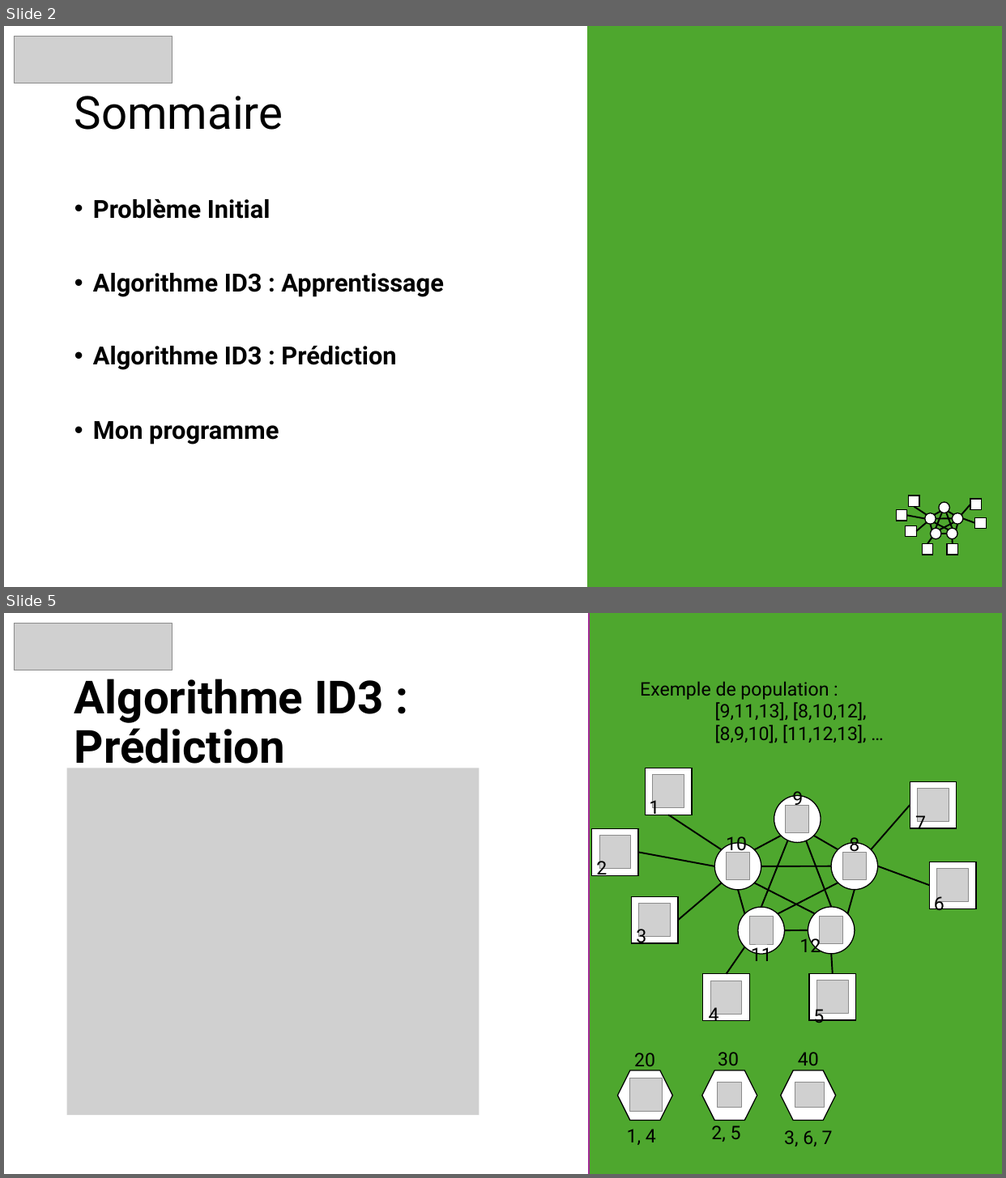
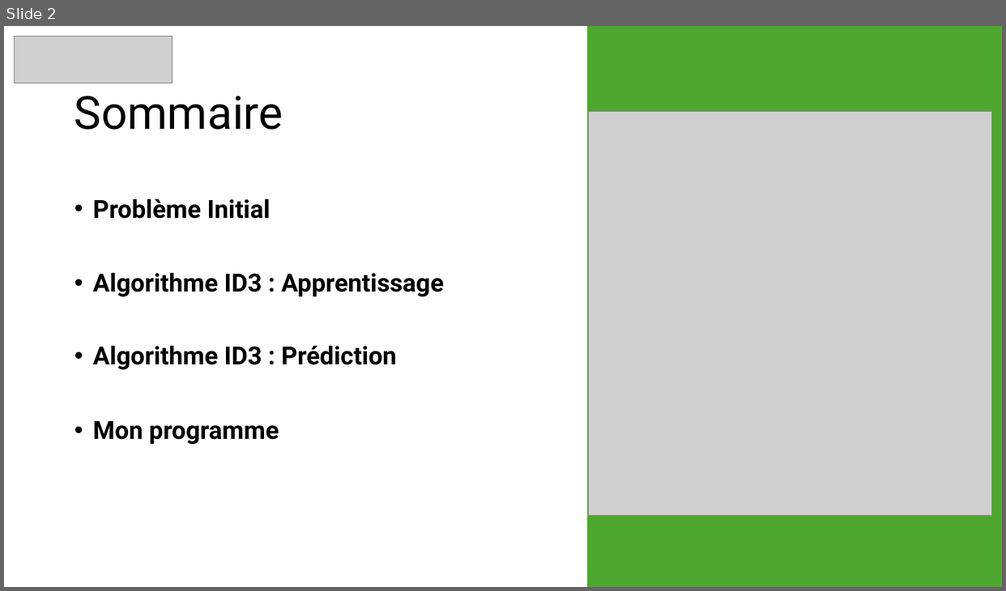
Before and after one commit to snonow/PROJ631-Arbres_de_decision, a slide deck: Presentation-Proj631 - Arbre_de_Décision.pptx. Shown one above the other, each under a label of ours: slides 2 and 5 before the commit, slide 2 after it; the slides between them are not shown. The pictures are 1006x1178 and 1006x591 pixels, drawn with LibreOffice and Linux fonts; fonts in the diff are those of the drawing; grey boxes stand for pictures; background and template pictures are left out. Boxes give left, top, right and bottom in pixels: in the first picture for what was removed or moved away, otherwise in the second. Text is boxed around its words. In the diff, an @@ line names an element or a change of style, - is before the commit and + after.

```diff
--- a/Presentation-Proj631 - Arbre_de_Décision.pptx
+++ b/Presentation-Proj631 - Arbre_de_Décision.pptx
@@ slide 5 removed at (4,613,1002,1174), background #FFFFFF @@
@@ picture removed at (14,624,172,671) @@
@@ rectangle removed at (590,613,1002,1174) @@
@@ text removed at (74,679,384,773) @@
-Algorithme ID3 : Prédiction
@@ text removed at (640,681,867,743) @@
-Exemple de population :
-[9,11,13], [8,10,12],
-[8,9,10], [11,12,13], …
@@ picture removed at (67,768,479,1115) @@
@@ text removed at (792,791,803,809) @@
-9
@@ group removed at (592,768,977,1027): 17 lines, 12 pictures, 7 rectangles, 7 texts, 5 ellipses @@
-1
-2
-3
-4
-5
-6
-7
@@ text removed at (726,837,747,855) @@
-10
@@ text removed at (849,837,859,855) @@
-8
@@ text removed at (751,945,772,961) @@
-11
@@ text removed at (799,935,820,952) @@
-12
@@ hexagon removed at (618,1071,672,1122) @@
@@ text removed at (634,1053,655,1071) @@
-20
@@ hexagon removed at (702,1071,757,1122) @@
@@ text removed at (718,1052,739,1071) @@
-30
@@ hexagon removed at (781,1071,836,1122) @@
@@ text removed at (798,1052,819,1071) @@
-40
@@ picture removed at (630,1079,662,1112) @@
@@ picture removed at (718,1082,741,1108) @@
@@ picture removed at (795,1082,824,1108) @@
@@ text removed at (627,1129,656,1145) @@
-1, 4
@@ text removed at (711,1126,741,1142) @@
-2, 5
@@ text removed at (784,1131,833,1147) @@
-3, 6, 7
@@ slide 2 changed as well @@
@@ picture added at (589,111,993,515) @@
@@ group removed at (897,496,987,555): 17 lines, 7 rectangles, 5 ellipses @@
```
Also in this commit, not shown: 3 other slides changed, 3 slides added, 2 other slides removed, 2 other files.
